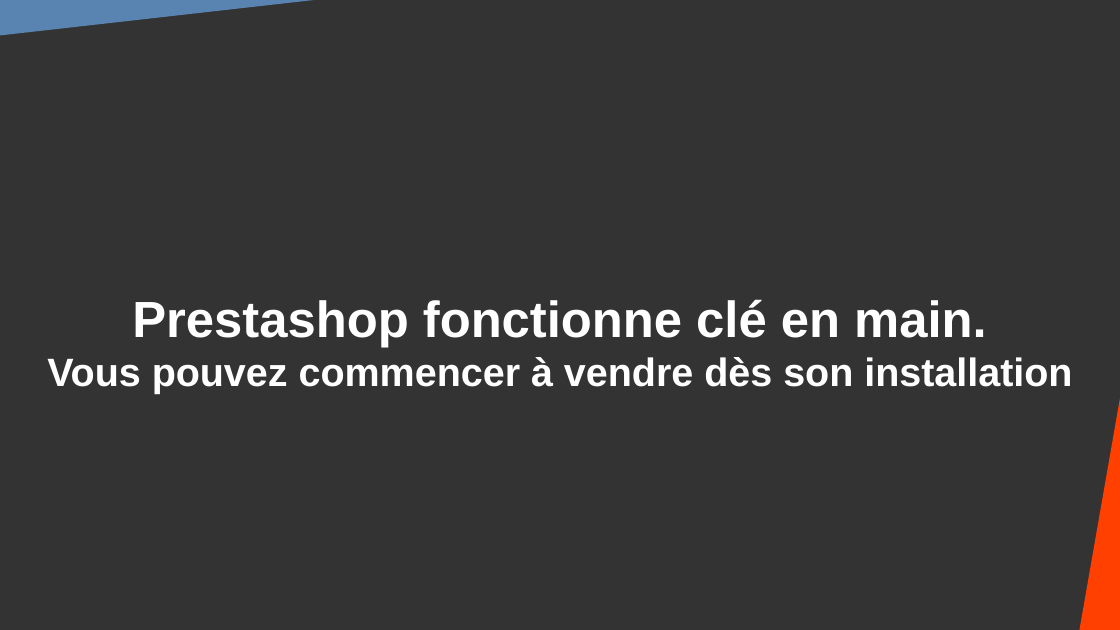
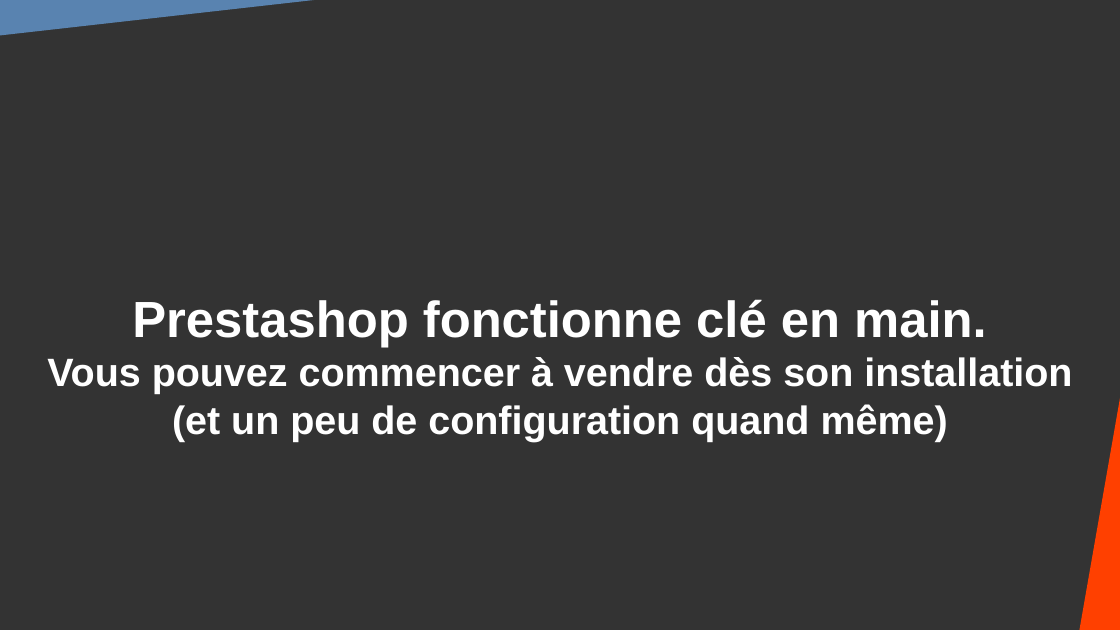
Before and after one commit to DanYellow/cours, a slide deck: slide 9 of gestion-de-contenus-specialisee-s4/travaux-pratiques/numero-1/presentation.odp. Drawn at 1120x630 pixels with LibreOffice and Linux fonts; fonts in the diff are those of the drawing. Boxes give left, top, right and bottom in pixels: in the first picture for what was removed or moved away, otherwise in the second. Text is boxed around its words. In the diff, an @@ line names an element or a change of style, - is before the commit and + after.

Commit message:
Update TP#1 Prestashop

```diff
--- a/gestion-de-contenus-specialisee-s4/travaux-pratiques/numero-1/presentation.odp
+++ b/gestion-de-contenus-specialisee-s4/travaux-pratiques/numero-1/presentation.odp
@@ title at (47, 299, 1072, 442): text changed @@
-Prestashop fonctionne clé en main.
-Vous pouvez commencer à vendre dès son installation
+Prestashop fonctionne clé en main.
+Vous pouvez commencer à vendre dès son installation
+(et un peu de configuration quand même)
```
Also in this commit, not shown: 4 other slides changed, 1 other file.
